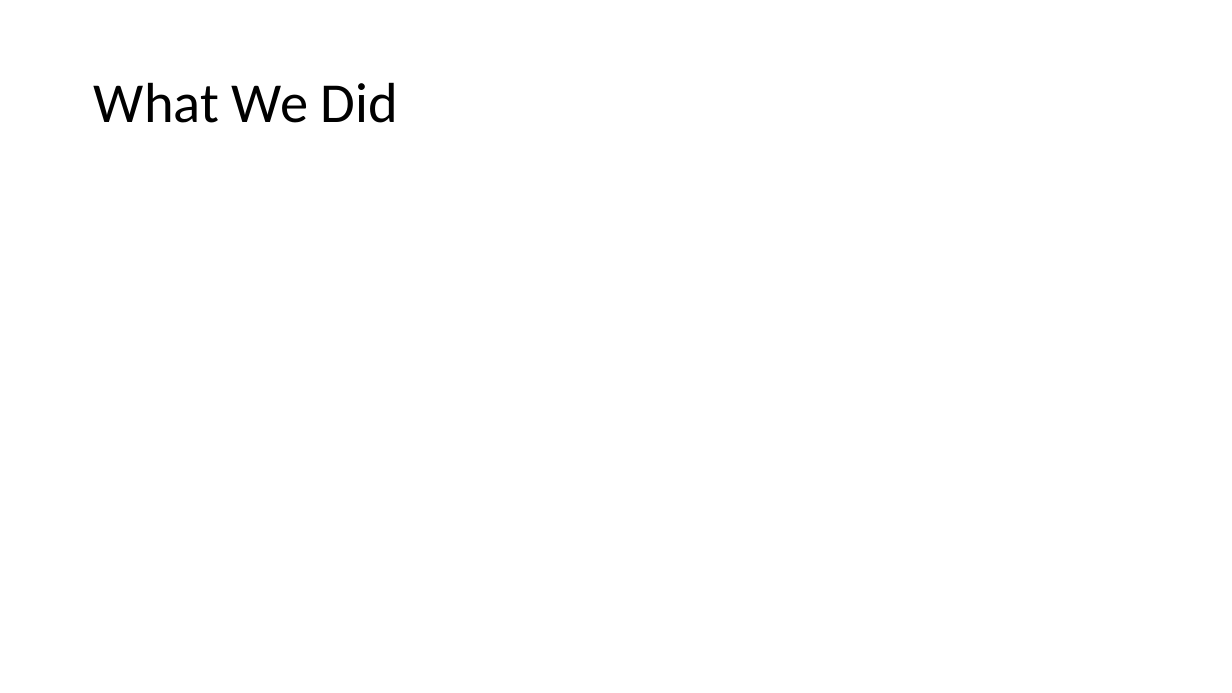
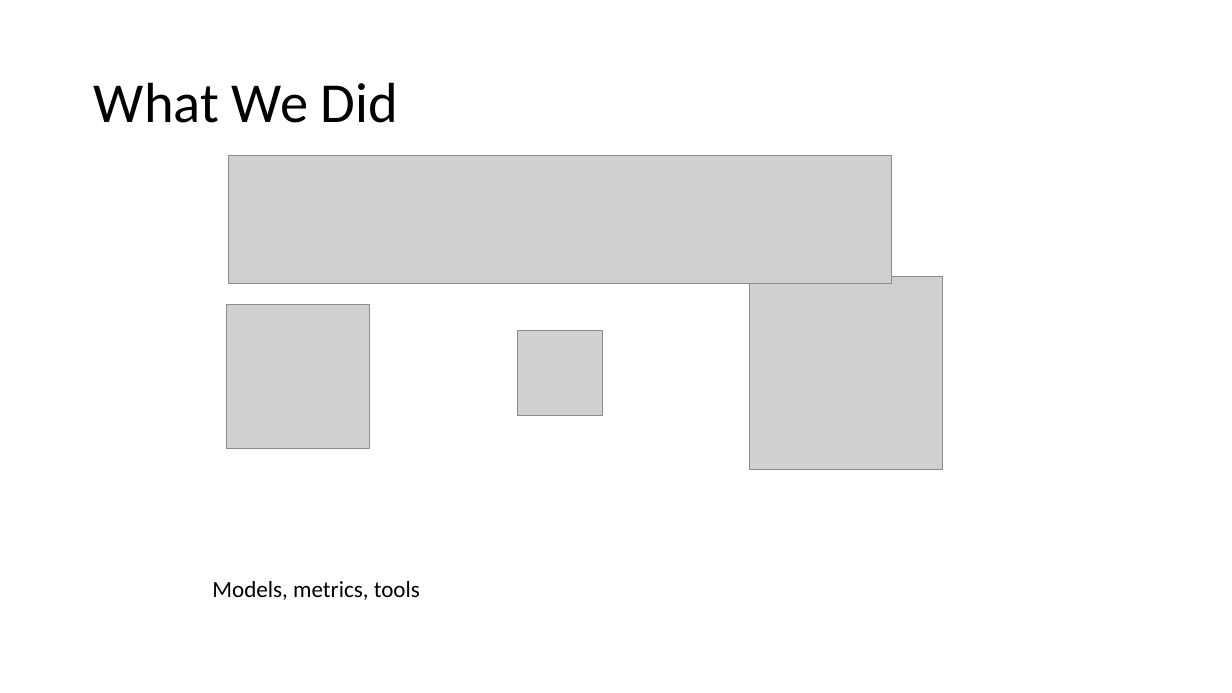
Before and after one commit to cruzkat/Project_01, a slide deck: slide 3 of WTWY_GalaPresentation.pptx. Drawn at 1232x693 pixels with LibreOffice and Linux fonts; fonts in the diff are those of the drawing; grey boxes stand for pictures. Boxes give left, top, right and bottom in pixels: in the first picture for what was removed or moved away, otherwise in the second. Text is boxed around its words. In the diff, an @@ line names an element or a change of style, - is before the commit and + after.

```diff
--- a/WTWY_GalaPresentation.pptx
+++ b/WTWY_GalaPresentation.pptx
@@ picture added at (228,155,891,284) @@
@@ picture added at (750,277,942,470) @@
@@ picture added at (226,305,371,449) @@
@@ picture added at (518,331,603,416) @@
@@ text added at (212,581,420,600), 18 pt, text #000000 @@
+Models, metrics, tools
```
Also in this commit, not shown: 3 other slides changed, 2 slides added, 1 slide removed, 5 other files.
